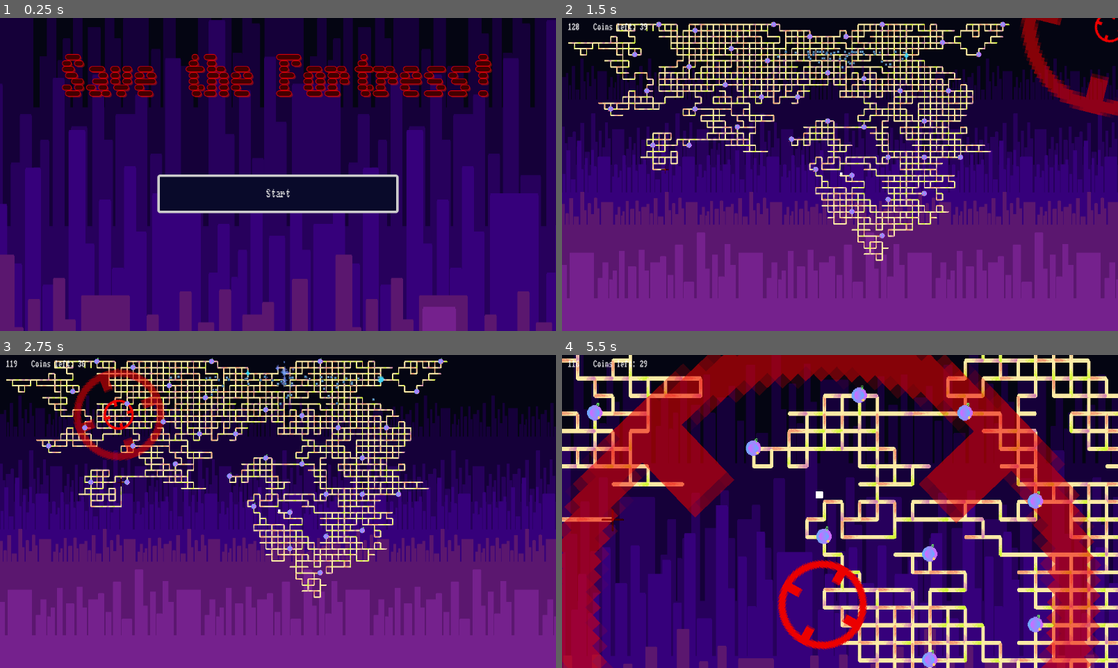
Above: before the commit, frames 1-4 (two rows, left to right).
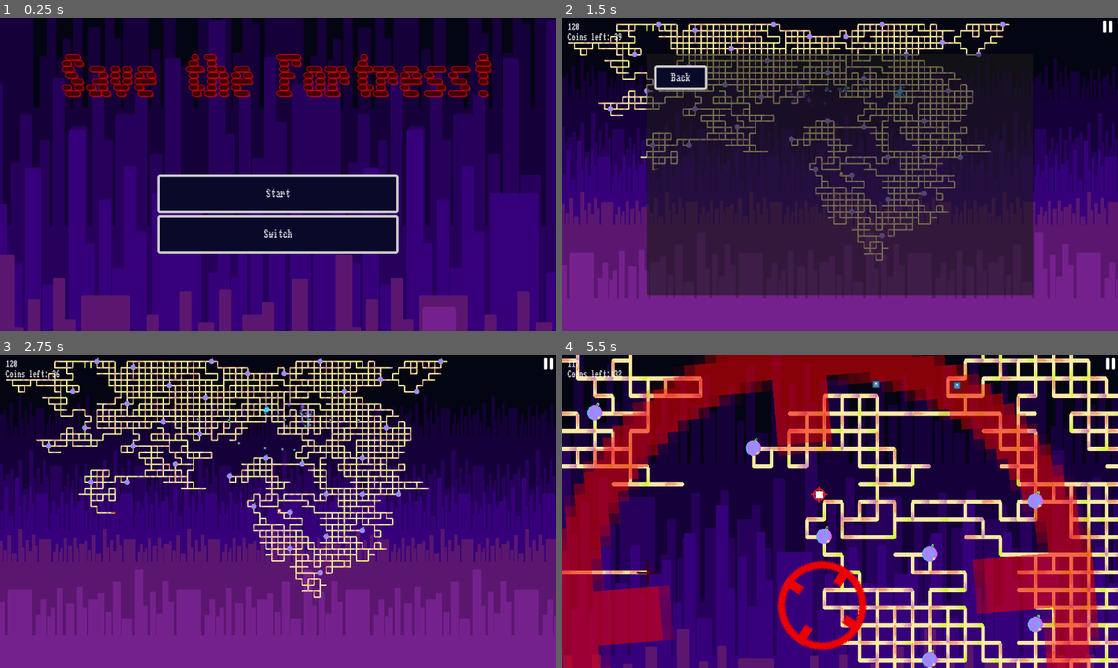
Above: after the commit, the same moments.

Repository: Kurooco/TwoDays
Game: Godot game, scene res://scenes/game_manager.tscn
Two runs of this game, one before a commit and one after it. Both use one fixed random seed, a clock stepped at 60 frames per second and the inputs below. The engine's default icon, where the game draws it, is replaced by a stand-in: a white triangle on a blue panel in a dark square.
Inputs (mouse positions are in pixels of both pictures, inside the frame that each line leads up to):
- Up to frame 1 (0.25 s): no input
- Up to frame 2 (1.5 s): click "Start" at 0.5 s; click (1112, 27) at 1.27 s
- Up to frame 3 (2.75 s): click (116, 414) at 2 s, where only the run after the commit has a clickable "Back"
- Up to frame 4 (5.5 s): tap Enter at 2.75 s; move the mouse to (962, 495) at 2.77 s; hold W (up) from 2.78 s (still down); click (962, 495) at 2.85 s; move the mouse to (728, 527) at 3.52 s; click (728, 527) at 3.8 s; move the mouse to (895, 442) at 4.27 s; hold A (left) 4.28-5.03 s; click (895, 442) at 4.35 s; move the mouse to (812, 574) at 5.02 s; tap C (toggle camera) at 5.1 s; click (812, 574) at 5.3 s

The runs differ from the first frame. In frame 1, 5.3% of the frame differs, in the area x 28-72%, y 62-76%; in frame 2, 43%, in the area x 1-100%, y 0-89%; in frame 3, 2.6%; in frame 4, 19%.

Commit message:
pause functionality

Diff:
--- a/resources/button_theme.tres
+++ b/resources/button_theme.tres
@@ -15,7 +15,7 @@
 corner_radius_bottom_left = 5
 corner_detail = 20
 shadow_color = Color(1, 1, 1, 0.607843)
-shadow_size = 3
+shadow_size = 5
 
 [resource]
 Button/font_sizes/font_size = 20
--- a/scenes/main.tscn
+++ b/scenes/main.tscn
@@ -11,6 +11,18 @@
 [ext_resource type="Texture2D" uid="uid://doejtja3mytex" path="res://art/city_back.png" id="10_hd2he"]
 [ext_resource type="FontFile" uid="uid://m2cn4sx6v0gg" path="res://fonts/Workbench-Regular-VariableFont_BLED,SCAN.ttf" id="10_qgs6v"]
 [ext_resource type="PackedScene" uid="uid://dy3q78jku1yia" path="res://scenes/panic_spawner.tscn" id="10_sjkyb"]
+[ext_resource type="PackedScene" uid="uid://dgli77mh004mr" path="res://scenes/switch_screen_button.tscn" id="11_1nfum"]
+[ext_resource type="Texture2D" uid="uid://bb8dy7lbstkcl" path="res://art/pause.png" id="12_jb38j"]
+[ext_resource type="PackedScene" uid="uid://cq42jpp6r5j5q" path="res://scenes/option_menu.tscn" id="13_f6o4o"]
+[ext_resource type="AudioStream" uid="uid://cst482c8pkw8x" path="res://sound/lose.wav" id="15_7aunk"]
+[ext_resource type="AudioStream" uid="uid://bnydkao2h7ntd" path="res://sound/fancy drums.wav" id="16_a4j74"]
+[ext_resource type="AudioStream" uid="uid://cgfyr46v0rdv4" path="res://sound/Lesser Known (short).wav" id="17_mc3c1"]
+
+[sub_resource type="StyleBoxFlat" id="StyleBoxFlat_yh44g"]
+bg_color = Color(0.6, 0.6, 0.6, 0)
+
+[sub_resource type="StyleBoxFlat" id="StyleBoxFlat_86qb4"]
+bg_color = Color(0.6, 0.6, 0.6, 0)
 
 [node name="Main" type="Node2D"]
 script = ExtResource("1_7gt0r")
@@ -40,8 +52,8 @@
 higher_range = -90
 
 [node name="PanicSpawner" parent="." node_paths=PackedStringArray("worldmap") instance=ExtResource("10_sjkyb")]
-position = Vector2(0, -925)
-amount = 50
+position = Vector2(0, -698)
+amount = 20
 worldmap = NodePath("..")
 
 [node name="CanvasLayer" type="CanvasLayer" parent="."]
@@ -87,12 +99,29 @@
 text = "0:00"
 
 [node name="Coins" type="Label" parent="CanvasLayer"]
-offset_left = 65.0
-offset_top = 11.0
-offset_right = 155.0
-offset_bottom = 34.0
+offset_left = 12.0
+offset_top = 32.0
+offset_right = 116.0
+offset_bottom = 55.0
 theme_override_fonts/font = ExtResource("10_qgs6v")
 text = "Coins left: 0"
+
+[node name="Pause" parent="CanvasLayer" instance=ExtResource("11_1nfum")]
+anchors_preset = 1
+anchor_left = 1.0
+anchor_right = 1.0
+offset_left = -31.0
+offset_right = -5.0
+offset_bottom = 30.0
+grow_horizontal = 0
+scale = Vector2(1.2, 1.2)
+theme_override_styles/pressed = SubResource("StyleBoxFlat_yh44g")
+theme_override_styles/focus = SubResource("StyleBoxFlat_86qb4")
+text = ""
+icon = ExtResource("12_jb38j")
+flat = true
+scene = ExtResource("13_f6o4o")
+set_pause = true
 
 [node name="ParallaxBackground" type="ParallaxBackground" parent="."]
 
@@ -153,8 +182,19 @@
 region_enabled = true
 region_rect = Rect2(0, 0, 7000, 1000)
 
+[node name="LoseSound" type="AudioStreamPlayer" parent="."]
+stream = ExtResource("15_7aunk")
+
+[node name="WinSound" type="AudioStreamPlayer" parent="."]
+stream = ExtResource("16_a4j74")
+
+[node name="MainSong" type="AudioStreamPlayer" parent="."]
+stream = ExtResource("17_mc3c1")
+
 [connection signal="player_died" from="Player" to="." method="_on_player_player_died"]
 [connection signal="hidden" from="PanicSpawner" to="." method="_on_panic_spawner_hidden"]
 [connection signal="timeout" from="CanvasLayer/Timer" to="." method="_on_timer_timeout"]
+[connection signal="focus_entered" from="CanvasLayer/Pause" to="." method="_on_pause_focus_entered"]
+[connection signal="focus_exited" from="CanvasLayer/Pause" to="." method="_on_pause_focus_exited"]
 
 [editable path="Builder"]
--- a/scenes/menu.tscn
+++ b/scenes/menu.tscn
@@ -1,10 +1,12 @@
-[gd_scene load_steps=6 format=3 uid="uid://dk1kchy4lstom"]
+[gd_scene load_steps=8 format=3 uid="uid://dk1kchy4lstom"]
 
 [ext_resource type="PackedScene" uid="uid://dgli77mh004mr" path="res://scenes/switch_screen_button.tscn" id="1_fju84"]
 [ext_resource type="FontFile" uid="uid://m2cn4sx6v0gg" path="res://fonts/Workbench-Regular-VariableFont_BLED,SCAN.ttf" id="1_fou4e"]
 [ext_resource type="Script" path="res://scripts/menu.gd" id="1_kcslb"]
 [ext_resource type="PackedScene" uid="uid://cbpbwbt3gb260" path="res://scenes/main.tscn" id="2_6icf1"]
 [ext_resource type="Texture2D" uid="uid://doejtja3mytex" path="res://art/city_back.png" id="4_ka8yd"]
+[ext_resource type="PackedScene" uid="uid://cq42jpp6r5j5q" path="res://scenes/option_menu.tscn" id="5_fik80"]
+[ext_resource type="AudioStream" uid="uid://dqfcsw0ti5yag" path="res://sound/Lesser Known (intro).wav" id="7_q4urr"]
 
 [node name="CanvasLayer" type="Control"]
 layout_mode = 3
@@ -52,6 +54,12 @@
 "
 scene = ExtResource("2_6icf1")
 replacement_mode = 1
+
+[node name="SwitchScreenButton2" parent="VBoxContainer" instance=ExtResource("1_fju84")]
+custom_minimum_size = Vector2(0, 80)
+layout_mode = 2
+scene = ExtResource("5_fik80")
+hide_previous_screen = true
 
 [node name="ParallaxBackground" type="ParallaxBackground" parent="."]
 
@@ -117,3 +125,6 @@
 
 [node name="Camera2D" type="Camera2D" parent="."]
 position_smoothing_enabled = true
+
+[node name="AudioStreamPlayer" type="AudioStreamPlayer" parent="."]
+stream = ExtResource("7_q4urr")
--- /dev/null
+++ b/scenes/option_menu.tscn
@@ -0,0 +1,46 @@
+[gd_scene load_steps=2 format=3 uid="uid://cq42jpp6r5j5q"]
+
+[ext_resource type="PackedScene" uid="uid://dgli77mh004mr" path="res://scenes/switch_screen_button.tscn" id="1_gj8n4"]
+
+[node name="Control" type="CanvasLayer"]
+
+[node name="Control" type="Control" parent="."]
+layout_mode = 3
+anchors_preset = 0
+
+[node name="Panel" type="Panel" parent="."]
+custom_minimum_size = Vector2(800, 500)
+anchors_preset = 8
+anchor_left = 0.5
+anchor_top = 0.5
+anchor_right = 0.5
+anchor_bottom = 0.5
+offset_left = -400.0
+offset_top = -250.0
+offset_right = 400.0
+offset_bottom = 250.0
+grow_horizontal = 2
+grow_vertical = 2
+
+[node name="VBoxContainer" type="VBoxContainer" parent="Panel"]
+custom_minimum_size = Vector2(500, 300)
+layout_mode = 1
+anchors_preset = 7
+anchor_left = 0.5
+anchor_top = 1.0
+anchor_right = 0.5
+anchor_bottom = 1.0
+offset_left = -250.0
+offset_top = -377.0
+offset_right = 250.0
+grow_horizontal = 2
+grow_vertical = 0
+
+[node name="SwitchScreenButton" parent="Panel" instance=ExtResource("1_gj8n4")]
+layout_mode = 0
+offset_left = 15.0
+offset_top = 24.0
+offset_right = 125.0
+offset_bottom = 75.0
+text = "Back"
+replacement_mode = 3
--- a/scenes/player.tscn
+++ b/scenes/player.tscn
@@ -1,9 +1,10 @@
-[gd_scene load_steps=6 format=3 uid="uid://7gp3tb8il7xm"]
+[gd_scene load_steps=7 format=3 uid="uid://7gp3tb8il7xm"]
 
 [ext_resource type="Script" path="res://scripts/player_controller.gd" id="1_6bhof"]
 [ext_resource type="Script" path="res://scripts/player.gd" id="2_p61tf"]
 [ext_resource type="Texture2D" uid="uid://54xw02u713du" path="res://icon.svg" id="3_07e06"]
 [ext_resource type="PackedScene" uid="uid://dpwx6uuswyfeb" path="res://scenes/on_screen_rect.tscn" id="4_1ynb3"]
+[ext_resource type="Texture2D" uid="uid://c0o0t1lr0iiyg" path="res://art/crosshair.png" id="5_1u788"]
 
 [sub_resource type="RectangleShape2D" id="RectangleShape2D_cg5n3"]
 
@@ -27,6 +28,9 @@
 [node name="OnScreenRect" parent="CharacterBody2D" instance=ExtResource("4_1ynb3")]
 use_current_screen_settings = true
 
+[node name="Sprite2D" type="Sprite2D" parent="CharacterBody2D/OnScreenRect"]
+texture = ExtResource("5_1u788")
+
 [node name="Camera2D" type="Camera2D" parent="."]
 zoom = Vector2(0.25, 0.25)
 limit_left = -2304
--- a/scenes/retry_button.gd
+++ b/scenes/retry_button.gd
@@ -15,4 +15,4 @@
 	Autoload.retrying = true
 	await get_tree().physics_frame
 	Autoload.game_manager.clear_stack()
-	Autoload.game_manager.add_scene_to_stack(load("res://scenes/main.tscn"))
+	Autoload.game_manager.add_scene_to_stack(load("res://scenes/main.tscn"), false)
--- a/scripts/autoload.gd
+++ b/scripts/autoload.gd
@@ -5,3 +5,4 @@
 var game_manager = null
 var retrying = false
 var prev_builder = null
+var can_target = true
--- a/scripts/builder.gd
+++ b/scripts/builder.gd
@@ -18,7 +18,7 @@
 const GRID_WIDTH = 50
 const GRID_HEIGHT = 50
 var grid_border
-const STARTING_AMOUNT = 2000
+const STARTING_AMOUNT = 2000 #2000
 const COIN_SEPERATION = 300 #400
 
 # Called when the node enters the scene tree for the first time.
@@ -65,7 +65,7 @@
 func _process(delta):
 	#print_debug(Autoload.coins)
 	await get_tree().process_frame
-	if(Input.is_action_just_pressed("call builder")):
+	if(Input.is_action_just_pressed("call builder") && Autoload.can_target):
 		target_position = get_global_mouse_position()
 		$"../Target".global_position = target_position
 		#$CanvasLayer/Target.global_position = target_position/4 + (grid_border)/2
--- a/scripts/game_manager.gd
+++ b/scripts/game_manager.gd
@@ -7,24 +7,51 @@
 # Called when the node enters the scene tree for the first time.
 func _ready():
 	Autoload.game_manager = self
-	add_scene_to_stack(opening_scene)
+	add_scene_to_stack(opening_scene, false)
 
-func add_scene_to_stack(level: PackedScene):
+func add_scene_to_stack(level: PackedScene, hide_prev: bool):
 	var new_level = level.instantiate()
 	add_child(new_level)
+	if(!level_stack.is_empty()):
+		if(hide_prev):
+			level_stack.back().hide()
+		#print_debug("Hi folks!")
+		#set_pause_subtree(level_stack.back(), true)
 	level_stack.append(new_level)
 	current_scene = new_level
 
 func pop():
 	if(!level_stack.is_empty()):
 		level_stack.pop_back().queue_free()
-		#if(!level_stack.is_empty()):
-		#	add_child(level_stack.back())
+		if(!level_stack.is_empty()):
+			level_stack.back().show()
+			current_scene = level_stack.back()
+			set_pause_subtree(level_stack.back(), false)
 
 func replace_with_scene(level: PackedScene):
 	pop()
-	add_scene_to_stack(level)
+	add_scene_to_stack(level, false)
 
 func clear_stack():
 	while(!level_stack.is_empty()):
 		pop()
+
+func pause_current(pause: bool):
+	set_pause_subtree(current_scene, pause)
+
+func set_pause_subtree(root: Node, pause: bool) -> void:
+	var process_setters = ["set_process",
+	"set_physics_process",
+	"set_process_input",
+	"set_process_unhandled_input",
+	"set_process_unhandled_key_input",
+	"set_process_shortcut_input"]
+
+	for setter in process_setters:
+		root.propagate_call(setter, [!pause])
+	root.propagate_call("set", ["paused", pause])
+
+	if(pause):
+		root.propagate_call("set", ["mouse_filter", Control.MOUSE_FILTER_IGNORE])
+	else:
+		root.propagate_call("set", ["mouse_filter", Control.MOUSE_FILTER_PASS])
--- a/scripts/main.gd
+++ b/scripts/main.gd
@@ -14,7 +14,9 @@
 		#$CanvasLayer/Win.show()
 		get_tree().call_group("cannons", "stop")
 		$CanvasLayer/Timer.paused = true
-		Autoload.game_manager.add_scene_to_stack(load("res://scenes/win_screen.tscn"))
+		Autoload.game_manager.add_scene_to_stack(load("res://scenes/win_screen.tscn"), false)
+		$WinSound.play()
+		$MainSong.stop()
 		set_process(false)
 
 
@@ -25,4 +27,14 @@
 func _on_player_player_died():
 	if($"/root/Autoload".coins > 0):
 		print_debug("died")
-		Autoload.game_manager.add_scene_to_stack(load("res://scenes/lose_screen.tscn"))
+		$LoseSound.play()
+		$MainSong.stop()
+		Autoload.game_manager.add_scene_to_stack(load("res://scenes/lose_screen.tscn"), false)
+
+
+func _on_pause_focus_entered():
+	Autoload.can_target = false
+
+
+func _on_pause_focus_exited():
+	Autoload.can_target = true
--- a/scripts/on_screen_rect.gd
+++ b/scripts/on_screen_rect.gd
@@ -13,12 +13,14 @@
 	if(use_current_screen_settings):
 		if(global_position.x < -$"/root/Autoload".border.x*2 || global_position.x > $"/root/Autoload".border.x*2 || global_position.y < -$"/root/Autoload".border.y*2 || global_position.y > $"/root/Autoload".border.y*2):
 			emit_signal("exit_rect")
-		elif(global_position.y > $"/root/Autoload".border.y*1.99 || global_position.y < -$"/root/Autoload".border.y*2):
+		if(global_position.y > $"/root/Autoload".border.y*1.99):
 			emit_signal("fell")
+			print_debug("Gone")
 			set_process(false)
 	else:
 		if(global_position.x < top_left_rect.x || global_position.x > bottom_right_rect.x || global_position.y < top_left_rect.y || global_position.y > bottom_right_rect.y):
 			emit_signal("exit_rect")
-		elif(global_position.y > bottom_right_rect.y):
+		if(global_position.y > bottom_right_rect.y):
 			emit_signal("fell")
+			print_debug("Gone")
 			set_process(false)
--- a/scripts/panic_spawner.gd
+++ b/scripts/panic_spawner.gd
@@ -11,7 +11,6 @@
 		new_p.position = Vector2(randi()%500 - 250, position.y)
 		worldmap.add_child.call_deferred(new_p)
 
-
 # Called every frame. 'delta' is the elapsed time since the previous frame.
 func _process(delta):
 	pass
--- a/scripts/platform.gd
+++ b/scripts/platform.gd
@@ -7,6 +7,7 @@
 # Called when the node enters the scene tree for the first time.
 func _ready():
 	$Sprite2D.frame = randi()%4
+	set_physics_process(false)
 	pass # Replace with function body.
 
 
@@ -29,4 +30,5 @@
 		apply_impulse(p.direction_to(position)*200)
 		$CollisionShape2D.set_deferred("one_way_collision", false)
 		is_destroyed = true
+		set_physics_process(true)
 		#queue_free()
--- a/scripts/player_controller.gd
+++ b/scripts/player_controller.gd
@@ -42,4 +42,5 @@
 
 func _on_on_screen_rect_fell():
 	die()
+	print_debug("Yep, that's gone")
 	hide()
--- a/scripts/switch_screen_button.gd
+++ b/scripts/switch_screen_button.gd
@@ -2,15 +2,18 @@
 
 @export var scene : PackedScene
 @export_enum("None", "Replace Previous", "Clear All", "Go Back") var replacement_mode: int
-
+@export var hide_previous_screen = false
+@export var set_pause : bool
 
 func _on_button_down():
 	if(replacement_mode == 0):
-		Autoload.game_manager.add_scene_to_stack(scene)
+		Autoload.game_manager.pause_current(set_pause)
+		Autoload.game_manager.add_scene_to_stack(scene, hide_previous_screen)
 	if(replacement_mode == 1):
 		Autoload.game_manager.replace_with_scene(scene)
 	if(replacement_mode == 2):
 		Autoload.game_manager.clear_stack()
-		Autoload.game_manager.add_scene_to_stack(scene)
+		Autoload.game_manager.add_scene_to_stack(scene, hide_previous_screen)
 	if(replacement_mode == 3):
 		Autoload.game_manager.pop()
+		Autoload.game_manager.pause_current(set_pause)
Binary file added: art/pause.png
Not shown, added: art/pause.png.import
Not shown: 1 places in scenes/main.tscn that only renumber resources
Not shown, added: sound/Different The Ends.wav.import
Not shown, added: sound/Lesser Known (intro).wav.import
Not shown, added: sound/Lesser Known (intro2).wav.import
Not shown, added: sound/Lesser Known (short).wav.import
Not shown, added: sound/coin (1).wav.import
Not shown, added: sound/fancy drums.wav.import
Not shown, added: sound/lose.wav.import
Not shown, added: sound/win (1).wav.import
Not shown, added: sound/Different The Ends.wav
(and 7 more such lines)
